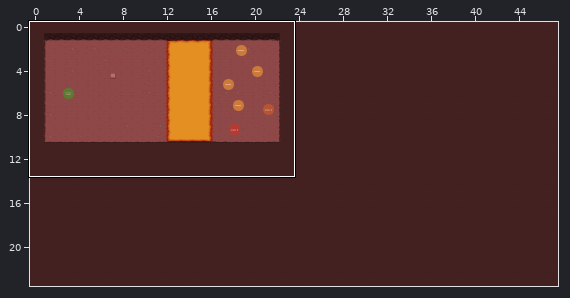
Two states of a Tiled map (JSON), assets/tilemaps/level 1-0.json. Above, an overview of the earlier version with the close-up marked.
Close-up. Before the commit:
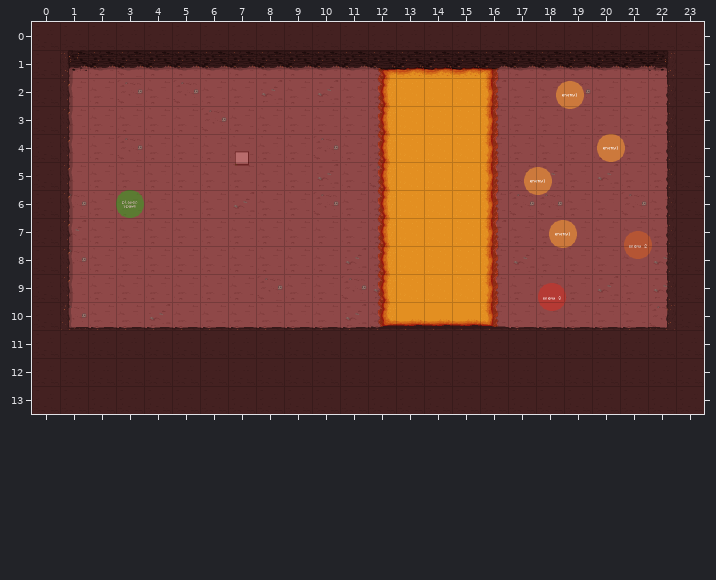
Cells are 64x64 px. Shown: x 0..23, y 0..13. The commit also changed other parts of the map, which this record leaves out.
New version:
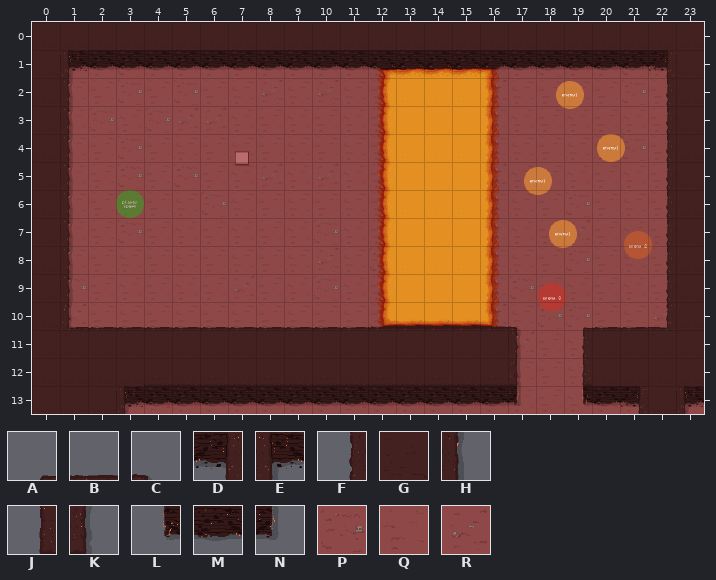
Key: from "tiles 1": A 0, B 1, C 3, D 10, E 12, F 20, G 21, H 22, J 30, K 32, L 40, M 41, N 42, P 50, Q 51, R 52.
_ is an empty cell, # one hidden under a higher layer, . an unchanged one.
The edit:
--- layer "0"
@@ x 1..23 @@
- 2 ..................P.Q..
- 3 .Q.Q.P.................
- 4 .........P..........Q..
- 5 ..Q.Q..................
- 6 P....Q...P......PPQ.P..
- 7 ..Q......Q.............
- 8 P.................Q....
- 9 Q......P.QP.....Q......
-10 P................QQ....
-11 ................##.....
-12 ................___....
-13 ..___________________._
+ 2 ..................Q.P..
+ 3 .P.P.R.................
+ 4 .........Q..........P..
+ 5 ..P.P..................
+ 6 Q....P...Q......QQP.Q..
+ 7 ..P......P.............
+ 8 Q.................P....
+ 9 P......Q.PQ.....P......
+10 R................PP....
+11 ................RQ.....
+12 ................QQQ....
+13 ..QRQQQQQQRQQQQQQQQQQ.Q
--- layer "1"
@@ x 3..23 @@
-10 ..............BBB....
-11 ..............GGG....
-12 ..............GGG....
-13 GGGGGGGGGGGGGGGGGGG.G
+10 ..............C_A....
+11 ..............H_F....
+12 ..............K_J....
+13 EMMMMMMMMMMMMMN_LMD.E
--- layer "2"
@@ x 17..17 @@
-10 B
+10 _
